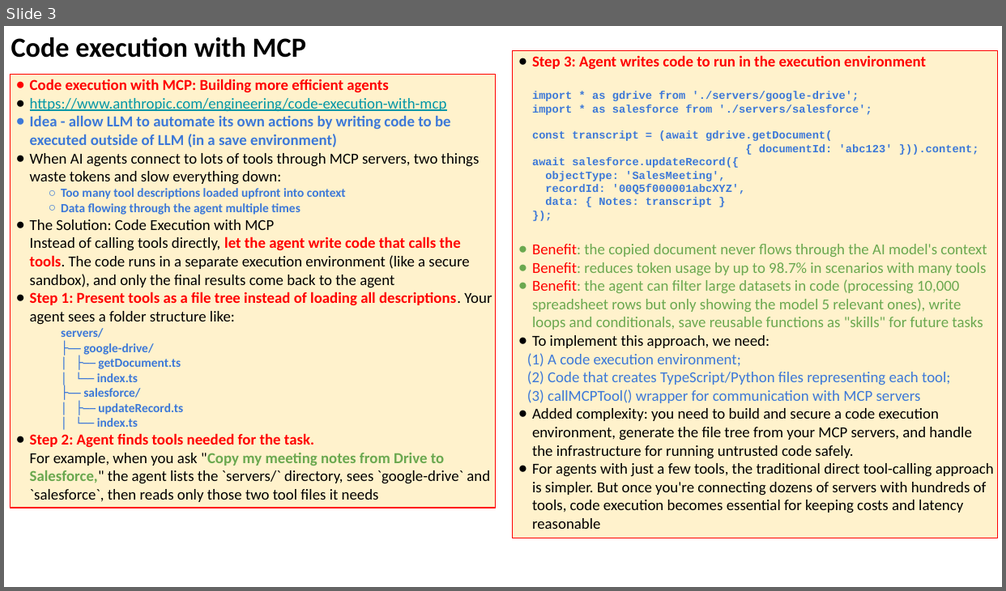
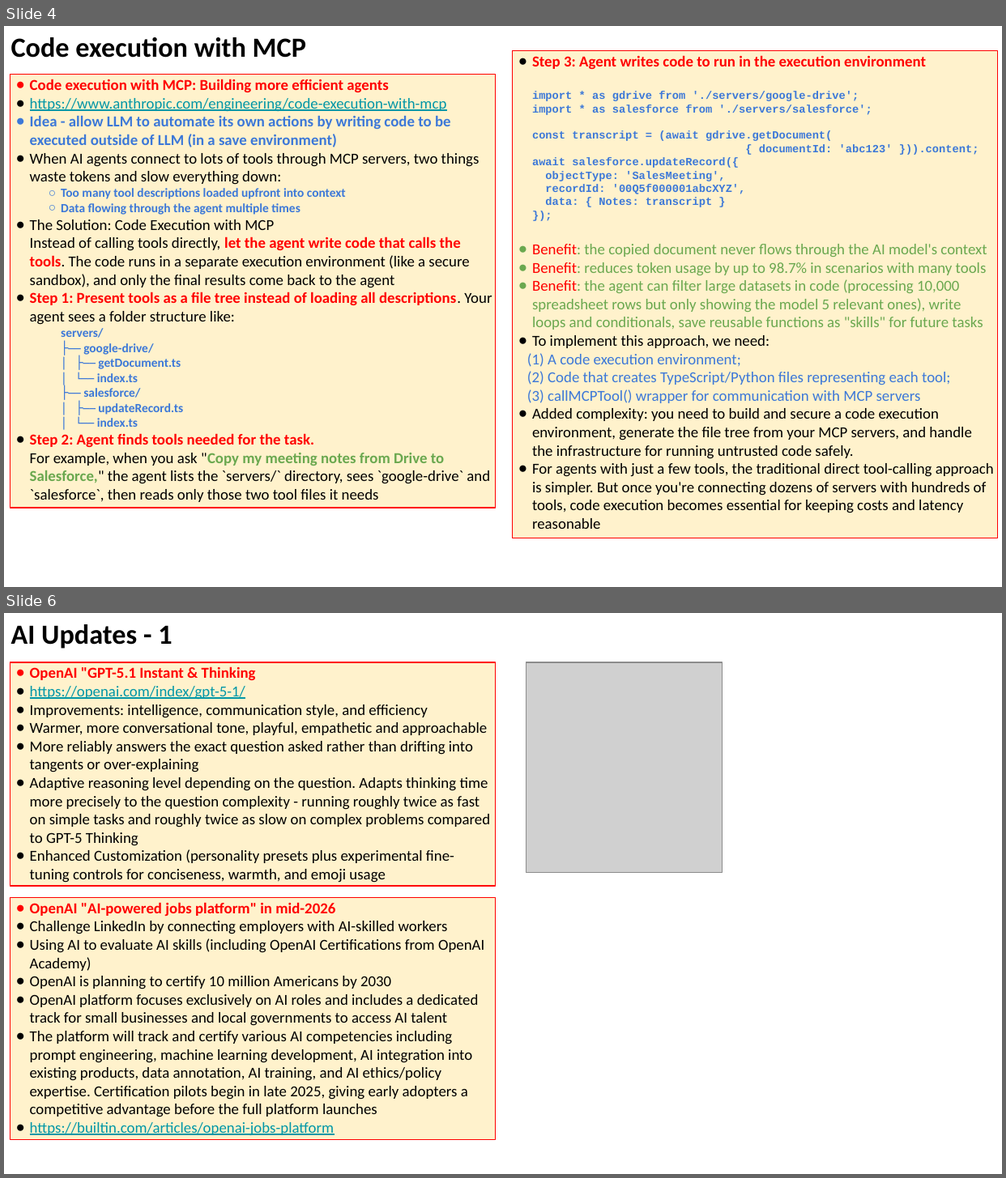
Before and after one commit to lselector/seminar, a slide deck: 2025/2025-11-14-AI-Updates.pptx. Shown one above the other, each under a label of ours: slide 3 before the commit, slides 4 and 6 after it; the slides between them are not shown. The pictures are 1006x591 and 1006x1178 pixels, drawn with LibreOffice and Linux fonts; fonts in the diff are those of the drawing; grey boxes stand for pictures. Boxes give left, top, right and bottom in pixels: in the first picture for what was removed or moved away, otherwise in the second. Text is boxed around its words. In the diff, an @@ line names an element or a change of style, - is before the commit and + after.

```diff
--- a/2025/2025-11-14-AI-Updates.pptx
+++ b/2025/2025-11-14-AI-Updates.pptx
@@ slide 6 added at box(4, 613, 1002, 1174), background #FFFFFF @@
@@ text added at box(11, 624, 172, 649), 20 pt, text #000000, bold @@
+AI Updates - 1
@@ rectangle added at box(10, 662, 495, 885), fill #FFF2CC, outline #FF0000 0.75 pt, 11 pt, text #000000 @@
+● OpenAI "GPT-5.1 Instant & Thinking
+● https://openai.com/index/gpt-5-1/
+● Improvements: intelligence, communication style, and efficiency
+● Warmer, more conversational tone, playful, empathetic and approachable
+● More reliably answers the exact question asked rather than drifting into tangents or over-explaining
+● Adaptive reasoning level depending on the question. Adapts thinking time more precisely to the question complexity - running roughly twice as fast on simple tasks and roughly twice as slow on complex problems compared to GPT-5 Thinking
+● Enhanced Customization (personality presets plus experimental fine-tuning controls for conciseness, warmth, and emoji usage
@@ picture added at box(526, 662, 722, 872) @@
@@ rectangle added at box(10, 897, 495, 1139), fill #FFF2CC, outline #FF0000 0.75 pt, 11 pt, text #000000 @@
+● OpenAI "AI-powered jobs platform" in mid-2026
+● Challenge LinkedIn by connecting employers with AI-skilled workers
+● Using AI to evaluate AI skills (including OpenAI Certifications from OpenAI Academy)
+● OpenAI is planning to certify 10 million Americans by 2030
+● OpenAI platform focuses exclusively on AI roles and includes a dedicated track for small businesses and local governments to access AI talent
+● The platform will track and certify various AI competencies including prompt engineering, machine learning development, AI integration into existing products, data annotation, AI training, and AI ethics/policy expertise. Certification pilots begin in late 2025, giving early adopters a competitive advantage before the full platform launches
+● https://builtin.com/articles/openai-jobs-platform
@@ what was slide 3 is now slide 4 @@
```
Also in this commit, not shown: 5 slides changed, 8 other slides added, 1 slide removed.
